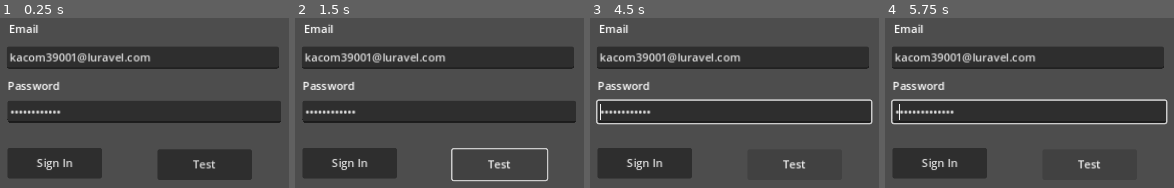
Above: before the commit, frames 1-4 (left to right).
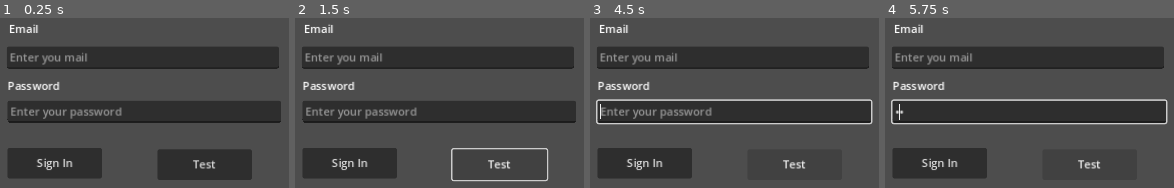
Above: after the commit, the same moments.

Repository: lorrywil/amplify-godot-engine-sample
Game: Godot game, scene res://form.tscn
The game is run twice, just before and just after one commit, with the same random seed, the same clock (stepped at 60 frames per second) and the same inputs.
Inputs:
- Up to frame 1 (0.25 s): no input
- Up to frame 2 (1.5 s): click "Sign In" at 0.5 s; click "Test" at 1.25 s
- Up to frame 3 (4.5 s): tap Enter (ui_accept) every 0.75 s from 2 to 4.25 s; hold Right (move_right) 2.03-2.78 s; tap Space (jump) at 2.27, 3.02 s; hold Down (move_back) 2.78-3.53 s; hold Right (move_right) 3.53-4.28 s; hold Up (move_forward) from 4.28 s (still down)
- Up to frame 4 (5.75 s): tap Space (jump) at 4.52, 5.27 s; tap Enter (ui_accept) at 5 s; release Up (move_forward) at 5.03 s; hold Left (move_left) from 5.03 s (still down)

The runs differ from the first frame. In frame 1, 2.6% of the frame differs, in the area x 3-53%, y 20-60%; in frame 2, 2.6%; in frame 3, 2.6%; in frame 4, 1.9%.
Error in both runs: Invalid call. Nonexistent function 'has' in base 'String'. (res://addons/aws-amplify/auth/auth.gd:27)

Commit message:
fixing form

Diff:
--- a/game-client/form.tscn
+++ b/game-client/form.tscn
@@ -30,7 +30,6 @@
 offset_top = 93.0
 offset_right = 504.0
 offset_bottom = 124.0
-text = "kacom39001@luravel.com"
 placeholder_text = "Enter you mail"
 
 [node name="SignInButton" type="Button" parent="."]
@@ -63,6 +62,5 @@
 offset_top = 171.0
 offset_right = 507.0
 offset_bottom = 202.0
-text = "Amplify4g_10"
 placeholder_text = "Enter your password"
 secret = true
